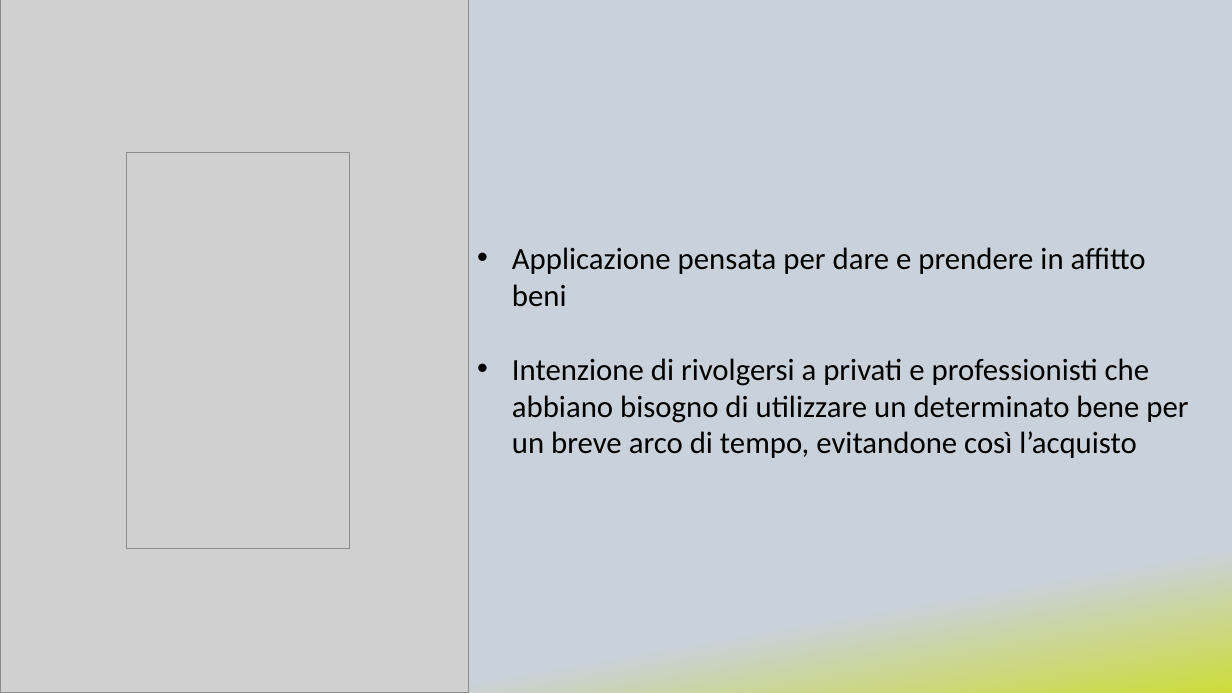
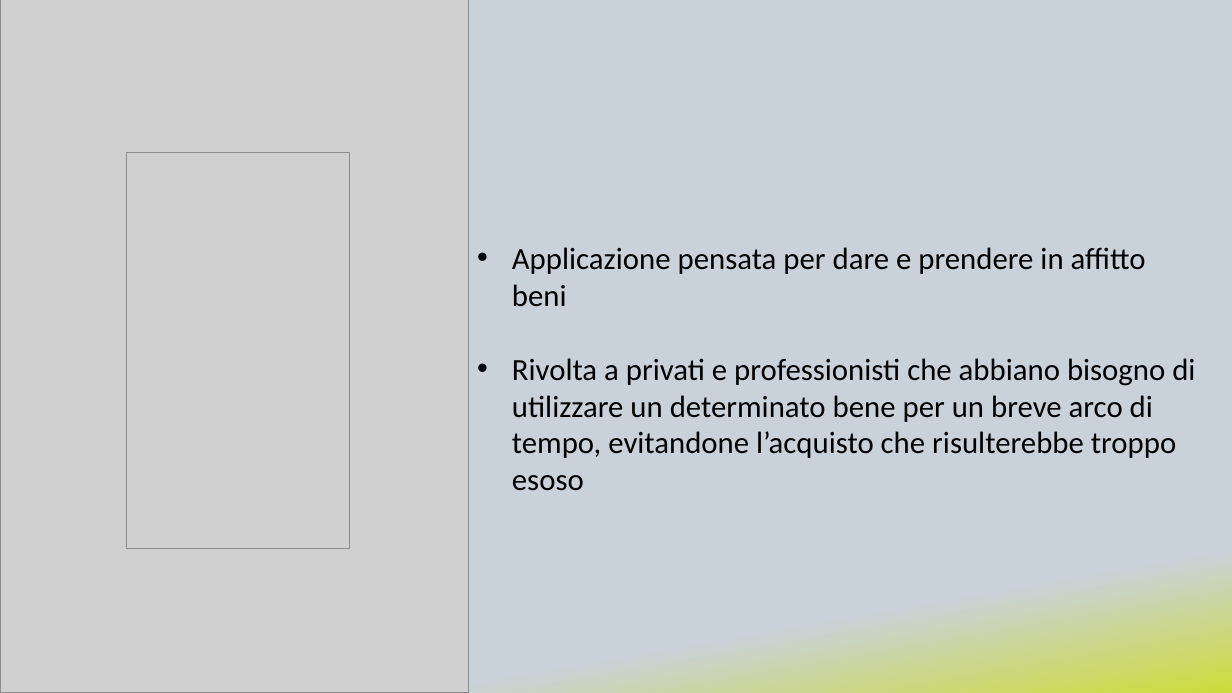
Before and after one commit to Dr-Dd/RentIT, a slide deck: slide 2 of mockup/presentazione - def.pptx. Drawn at 1232x693 pixels with LibreOffice and Linux fonts; fonts in the diff are those of the drawing; grey boxes stand for pictures. Boxes give left, top, right and bottom in pixels: in the first picture for what was removed or moved away, otherwise in the second. Text is boxed around its words. In the diff, an @@ line names an element or a change of style, - is before the commit and + after.

```diff
--- a/mockup/presentazione - def.pptx
+++ b/mockup/presentazione - def.pptx
@@ text at [512, 358, 1195, 491]: text changed @@
-• Intenzione di rivolgersi a privati e professionisti che abbiano bisogno di utilizzare un determinato bene per un breve arco di tempo, evitandone così l’acquisto
+• Rivolta a privati e professionisti che abbiano bisogno di utilizzare un determinato bene per un breve arco di tempo, evitandone l’acquisto che risulterebbe troppo esoso
```
Also in this commit, not shown: 1 other slide changed, 1 slide added, 1 other file.
